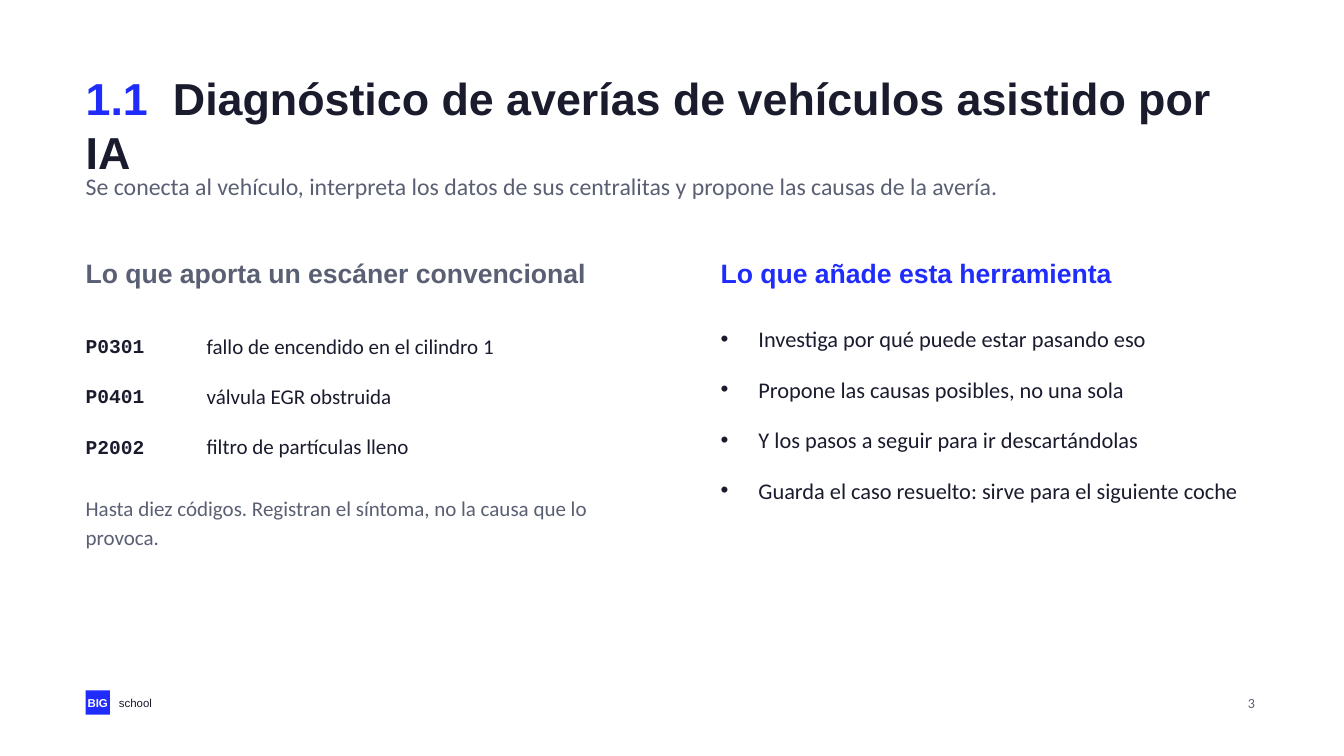
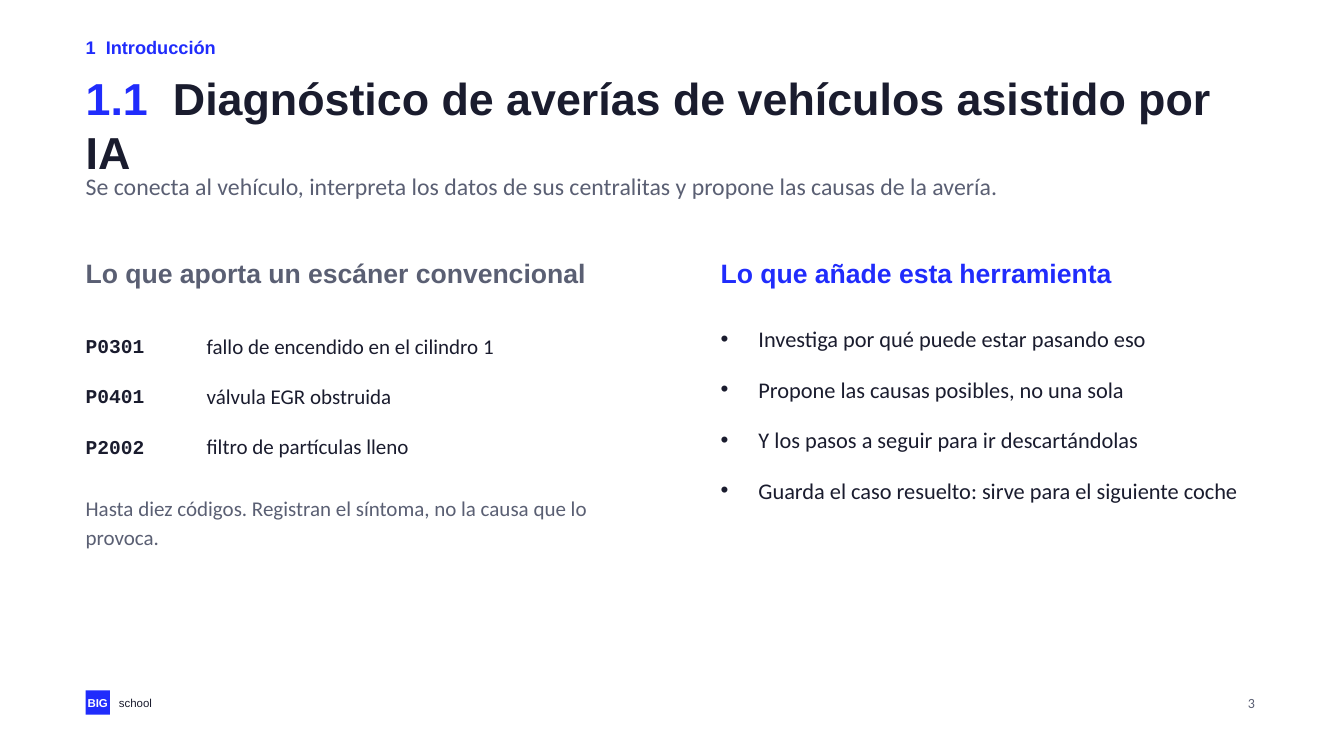
Before and after one commit to NovilloQuinta/intelligent-automotive-diagnostics, a slide deck: slide 3 of docs/presentacion/tfm-intelligent-automotive-diagnostics.pptx. Drawn at 1344x756 pixels with LibreOffice and Linux fonts; fonts in the diff are those of the drawing. Boxes give left, top, right and bottom in pixels: in the first picture for what was removed or moved away, otherwise in the second. Text is boxed around its words. In the diff, an @@ line names an element or a change of style, - is before the commit and + after.

```diff
--- a/docs/presentacion/tfm-intelligent-automotive-diagnostics.pptx
+++ b/docs/presentacion/tfm-intelligent-automotive-diagnostics.pptx
@@ text added at (x1=86, y1=40, x2=216, y2=54), 13 pt, text #202CFC, bold @@
+1 Introducción
```
Also in this commit, not shown: 6 other slides changed, 3 other files.
